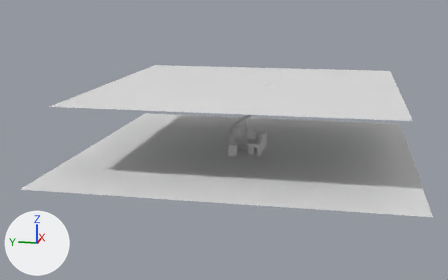
A saved change to the FBX model COOLESGAMEProjekt/Assets/Graphics/3DModels/Levels/BergLevel/SubAreas/HJump/HighJumpSArea.fbx.
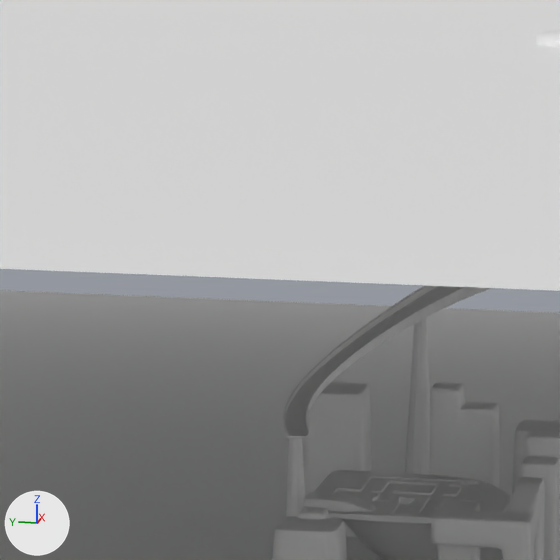
Each version appears first whole from a camera (50 mm lens) standing at (-331.6, -61.3, 85.3) and looking at (5.0, 6.1, 1.1), and next in a close-up on the part from 43% to 59% of the width and 28% to 53% of the height. The axes (+X, +Y, +Z) are drawn at lower left. The lights are the same throughout. Where no turn or scale is listed for an object, it has been applied to the vertices.

In view in the first close-up: 'AufprallPlatform1', 'Boden', 'Decke', 'JARPHochSprungPlattform2', 'JARPHochSprungPlattform4', 'JARPlattform1', 'JARPlattform5', 'RaetzelPlattform', 'RampeUnter', 'Rutsche', 'RutschenStuetze', 'RutschenStuetze.001'.
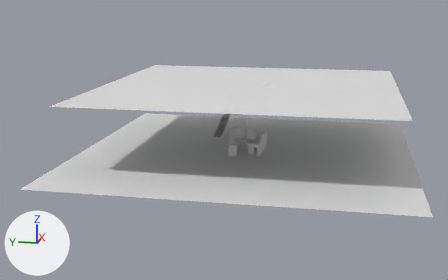
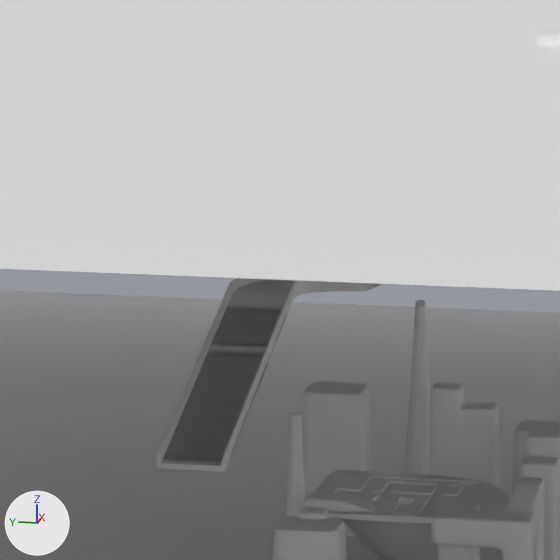
Where the change shows, as pixel boxes (x1, y1, x2, y2) in the close-ups (560 x 560 px):
'Cube.002', added
    after: (157, 285, 293, 472)
'Rutsche', deleted
    before: (283, 285, 491, 439)
'Cube.001', added
    after: (229, 278, 366, 300)
'Cube', added
    after: (363, 283, 382, 291)

What changed in the scene script:
```text
Add me_cube_024:
    me_cube_024.from_pydata(...)  # 522 vertices, 459 faces; spans x -24.3..1.2, y -2.4..2.4, z -7.7..0.4
Add me_cube_023:
    me_cube_023.from_pydata(...)  # 394 vertices, 339 faces; spans x -2.4..2.4, y -1.3..16.5, z -8.7..0.6
Add me_cube_003:
    me_cube_003.from_pydata(...)  # 322 vertices, 309 faces; spans x -6.67..2.38, y -1.63..8.11, z -1.06..0.14
Remove ob_rutsche:
    ob_rutsche = bpy.data.objects.new('Rutsche', me_cube_039)
    ob_rutsche.location = (1.19, 1.14, 6.34)
Add ob_cube_002:
    ob_cube_002 = bpy.data.objects.new('Cube.002', me_cube_024)
    ob_cube_002.location = (17.72, 7.46, 12.65)
Add ob_cube:
    ob_cube = bpy.data.objects.new('Cube', me_cube_023)
    ob_cube.location = (25.23, -15.69, 20.76)
Add ob_cube_001:
    ob_cube_001 = bpy.data.objects.new('Cube.001', me_cube_003)
    ob_cube_001.location = (25.23, 1.74, 12.96)
```
